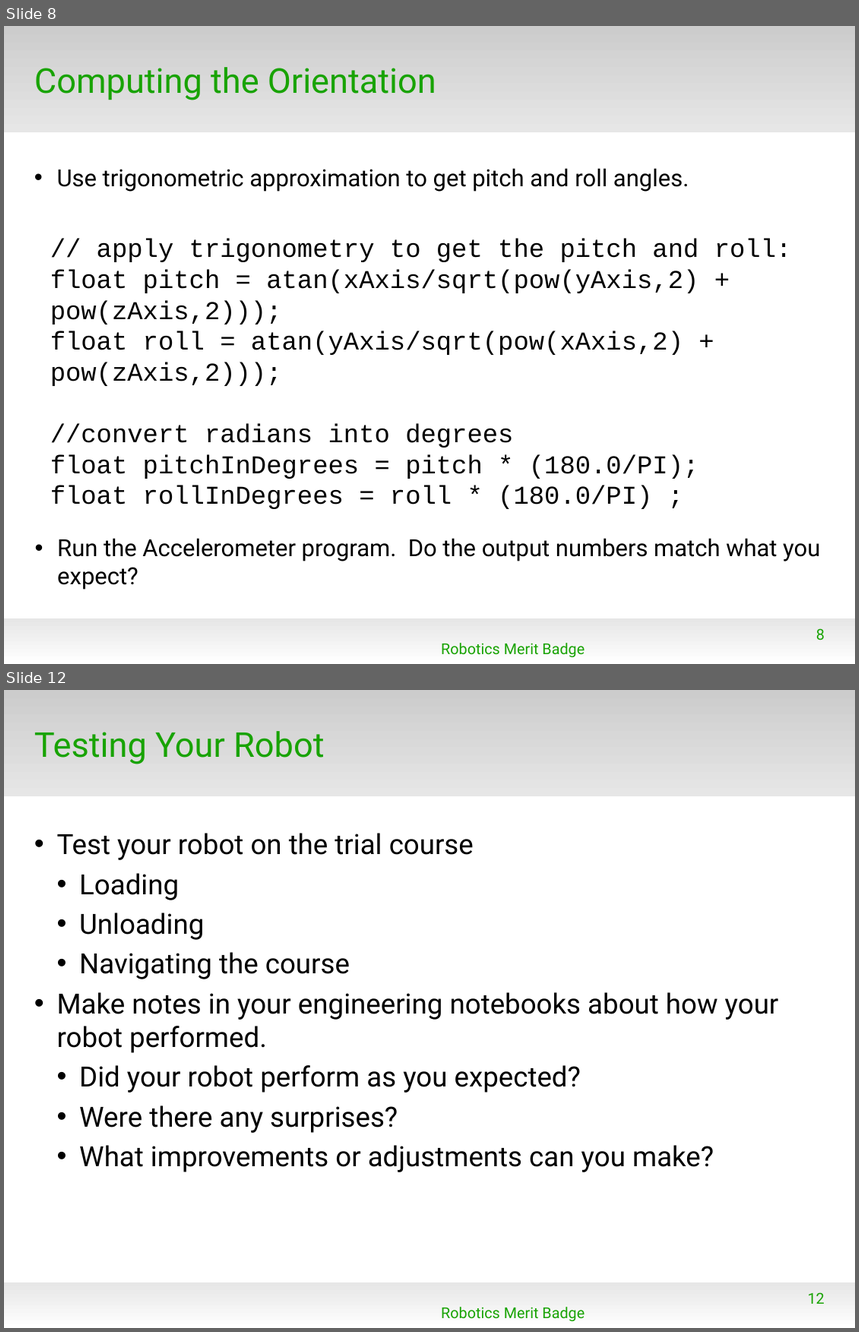
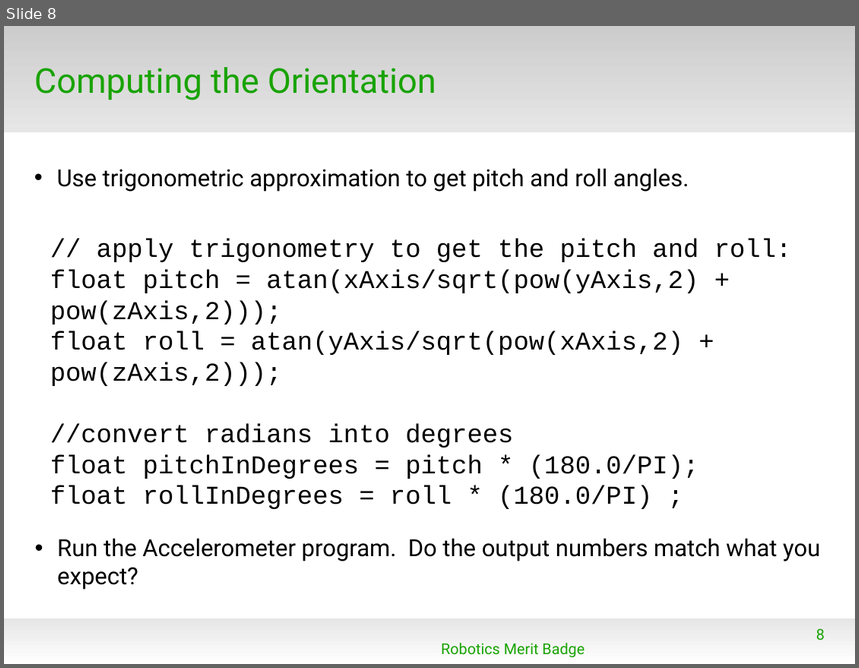
Before and after one commit to spiderman-2099/RoboticsMB, a slide deck: doc/RMB_Session4.odp. Shown one above the other, each under a label of ours: slides 8 and 12 before the commit, slide 8 after it; the slides between them are not shown. The pictures are 859x1332 and 859x668 pixels, drawn with LibreOffice and Linux fonts; fonts in the diff are those of the drawing; background and template pictures are left out. Boxes give left, top, right and bottom in pixels: in the first picture for what was removed or moved away, otherwise in the second. Text is boxed around its words. In the diff, an @@ line names an element or a change of style, - is before the commit and + after.

Commit message:
Update with test checklist

```diff
--- a/doc/RMB_Session4.odp
+++ b/doc/RMB_Session4.odp
@@ slide 12 removed at [4, 690, 855, 1328], background #FFFFFF; not listed: 2 template elements that a slide beside it also shows @@
@@ title removed at [34, 731, 324, 764] @@
-Testing Your Robot
@@ text removed at [57, 833, 779, 1173] @@
-• Test your robot on the trial course
-  • Loading
-  • Unloading
-  • Navigating the course
-• Make notes in your engineering notebooks about how your robot performed.
-  • Did your robot perform as you expected?
-  • Were there any surprises?
-  • What improvements or adjustments can you make?
@@ page number removed at [808, 1293, 825, 1304] @@
-12
@@ text removed at [441, 1307, 585, 1322] @@
-Robotics Merit Badge
```
Also in this commit, not shown: 2 slides changed, 2 slides added, 1 other slide removed.
